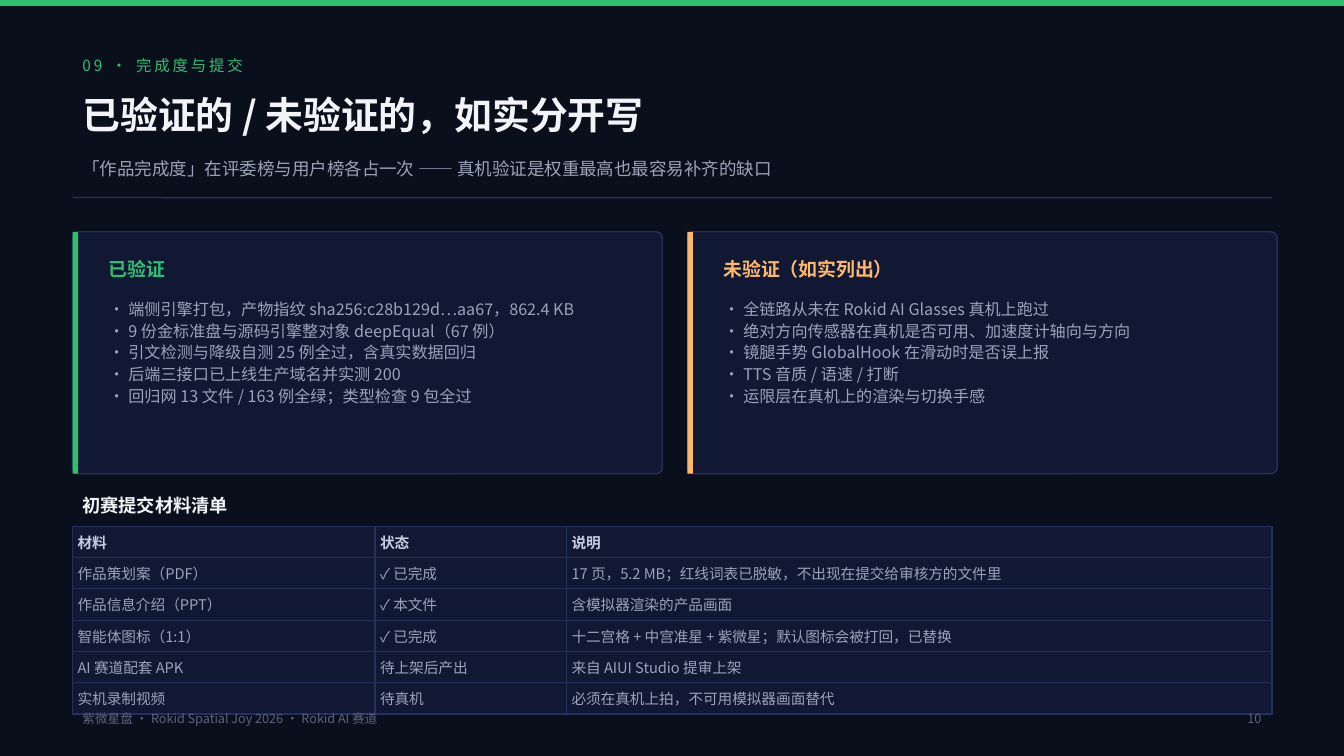
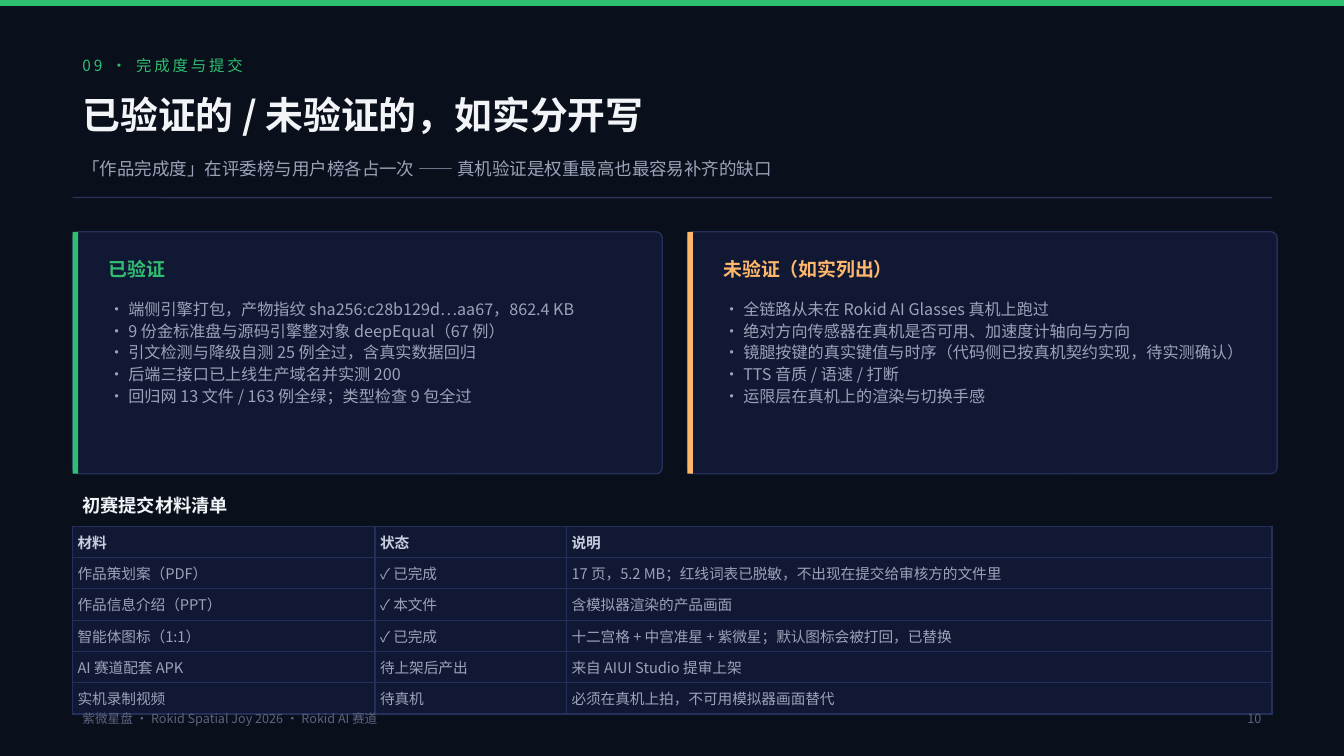
Before and after one commit to frankfika/ziwei, a slide deck: slide 10 of apps/rokid-agent/submit-kit/ppt/紫微星盘-作品信息介绍.pptx. Drawn at 1344x756 pixels with LibreOffice and Linux fonts; fonts in the diff are those of the drawing. Boxes give left, top, right and bottom in pixels: in the first picture for what was removed or moved away, otherwise in the second. Text is boxed around its words. In the diff, an @@ line names an element or a change of style, - is before the commit and + after.

Commit message:
docs(rokid): 订正 GlobalHook 事实 —— 它是点按的载体，不是滑动误报
旧文档三处把 GlobalHook 记成「镜腿手势在滑动时的误报」，并用 key-guard.js
（同码 150ms 去抖）防它。官方 AIUI 事件文档的定义是「用户触摸到了镜腿按键」——
它就是**点按确认的载体**，不处理它则镜腿点按彻底失灵。方向判反了。

· README §5.1 坑 #1、§6 未验证清单 #6：换成 GlobalHook 的真实定义与契约
· PROPOSAL §10.2 风险 #7：改为「已按官方文档 + 三个真机项目交叉验证重做契约」
· DEVICE-CHECKLIST 术语表 / E16 / 故障对照表第 10 条：同步新契约与新验证口径
· 软著《软件说明书》架构图 / 模块职责表 / 按键表：key-guard → temple-input
· SUBMIT-RUNBOOK §0 新增第十七轮：证据链表 + 10 条已落地修复 + 回归结论
· SUBMIT-RUNBOOK §1 阻塞表新增「真机交互链路」行（代码侧已修，待真机验收）

PPT 同步：按键映射表加「镜腿点按」一行 + 未验证项改成「代码侧已按真机契约实现，
待实测确认」；软著源程序打印稿与说明书 PDF、策划案 PDF 一并重出。

```diff
--- a/apps/rokid-agent/submit-kit/ppt/紫微星盘-作品信息介绍.pptx
+++ b/apps/rokid-agent/submit-kit/ppt/紫微星盘-作品信息介绍.pptx
@@ text at box(743, 344, 1243, 360): text changed @@
-· 镜腿手势 GlobalHook 在滑动时是否误上报
+· 镜腿按键的真实键值与时序（代码侧已按真机契约实现，待实测确认）
```
Also in this commit, not shown: 1 other slide changed, 7 other files.
